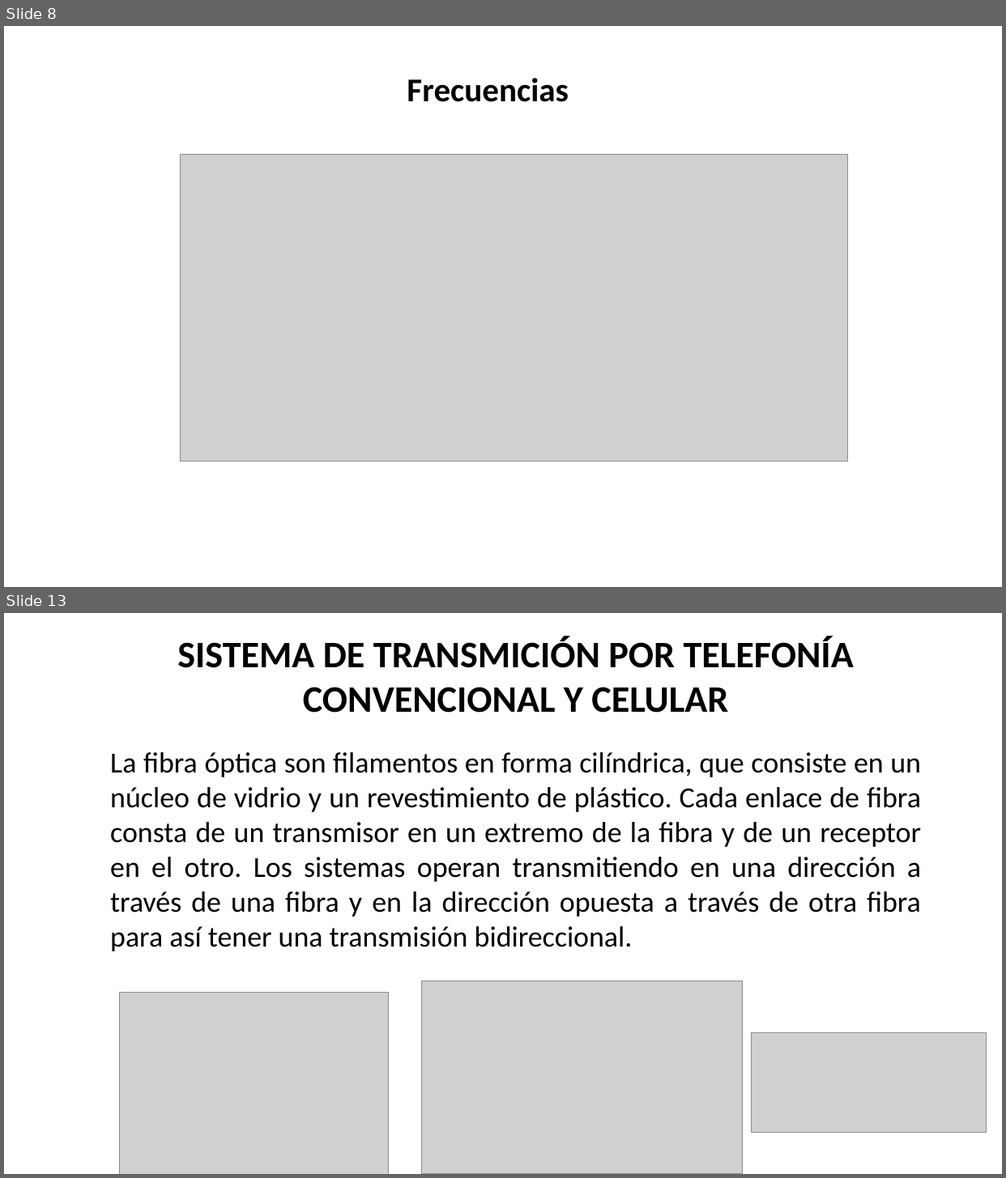
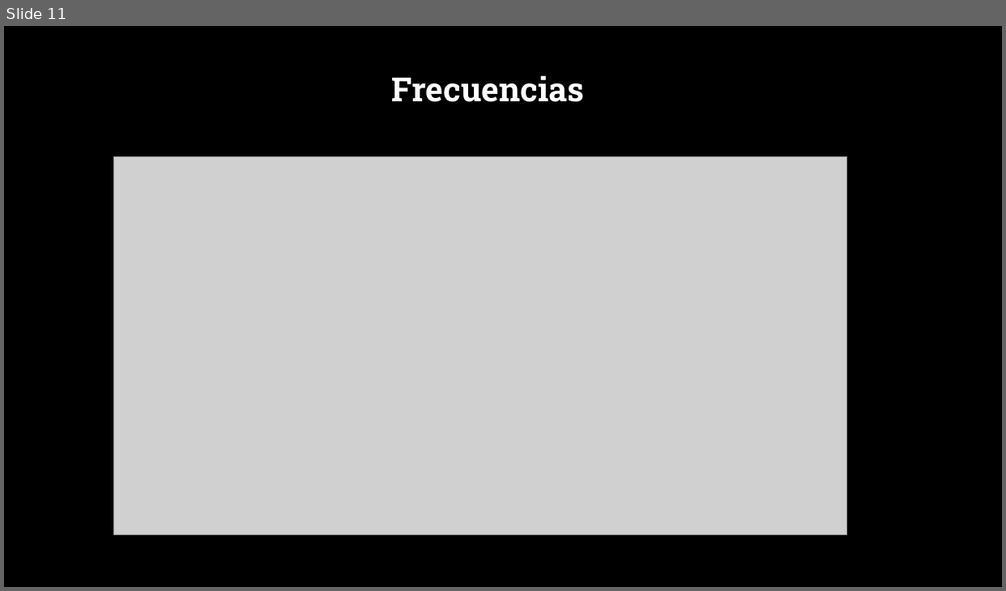
Before and after one commit to SM-ROOT/SM-ROOT, a slide deck: 9°A/Telecomunicaciones/RA_9A_U4_E2.pptx. Shown one above the other, each under a label of ours: slides 8 and 13 before the commit, slide 11 after it; the slides between them are not shown. The pictures are 1006x1178 and 1006x591 pixels, drawn with LibreOffice and Linux fonts; fonts in the diff are those of the drawing; grey boxes stand for pictures; background and template pictures are left out. Boxes give left, top, right and bottom in pixels: in the first picture for what was removed or moved away, otherwise in the second. Text is boxed around its words. In the diff, an @@ line names an element or a change of style, - is before the commit and + after.

```diff
--- a/9°A/Telecomunicaciones/RA_9A_U4_E2.pptx
+++ b/9°A/Telecomunicaciones/RA_9A_U4_E2.pptx
@@ slide 13 removed at <box>4,613,1002,1174</box>, background #FFFFFF @@
@@ text removed at <box>177,636,854,713</box> @@
-SISTEMA DE TRANSMICIÓN POR TELEFONÍA CONVENCIONAL Y CELULAR
@@ text removed at <box>110,752,921,952</box> @@
-La fibra óptica son filamentos en forma cilíndrica, que consiste en un núcleo de vidrio y un revestimiento de plástico. Cada enlace de fibra consta de un transmisor en un extremo de la fibra y de un receptor en el otro. Los sistemas operan transmitiendo en una dirección a través de una fibra y en la dirección opuesta a través de otra fibra para así tener una transmisión bidireccional.
@@ picture removed at <box>119,993,389,1174</box> @@
@@ picture removed at <box>422,982,743,1174</box> @@
@@ picture removed at <box>752,1033,987,1132</box> @@
@@ what was slide 8 is now slide 11 @@
@@ slide 11 changed as well @@
@@ background #FFFFFF to picture (left out) @@
@@ text "Frecuencias" at <box>391,75,584,102</box>: font Calibri to Roboto Slab, text colour #000000 to #FFFFFF @@
@@ picture: place and size @@
-picture at <box>181,155,848,462</box>
+picture at <box>113,157,847,535</box>
```
Also in this commit, not shown: 5 other slides changed, 8 slides added, 11 other slides removed, 1 other file.
